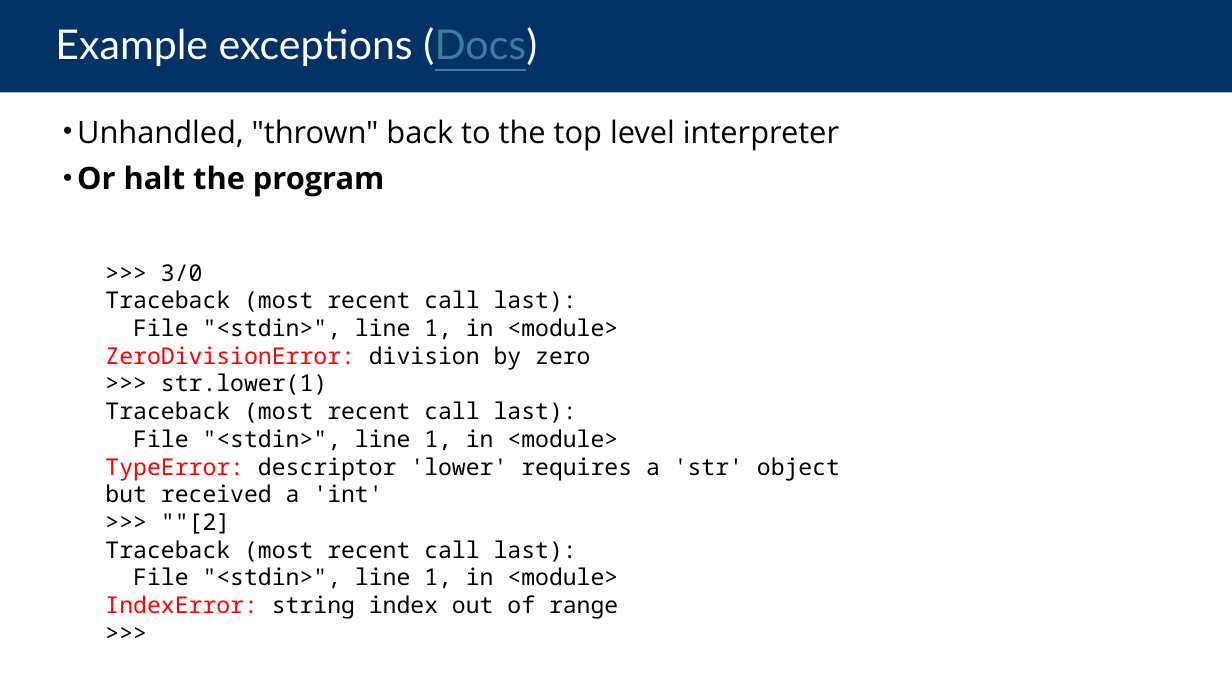
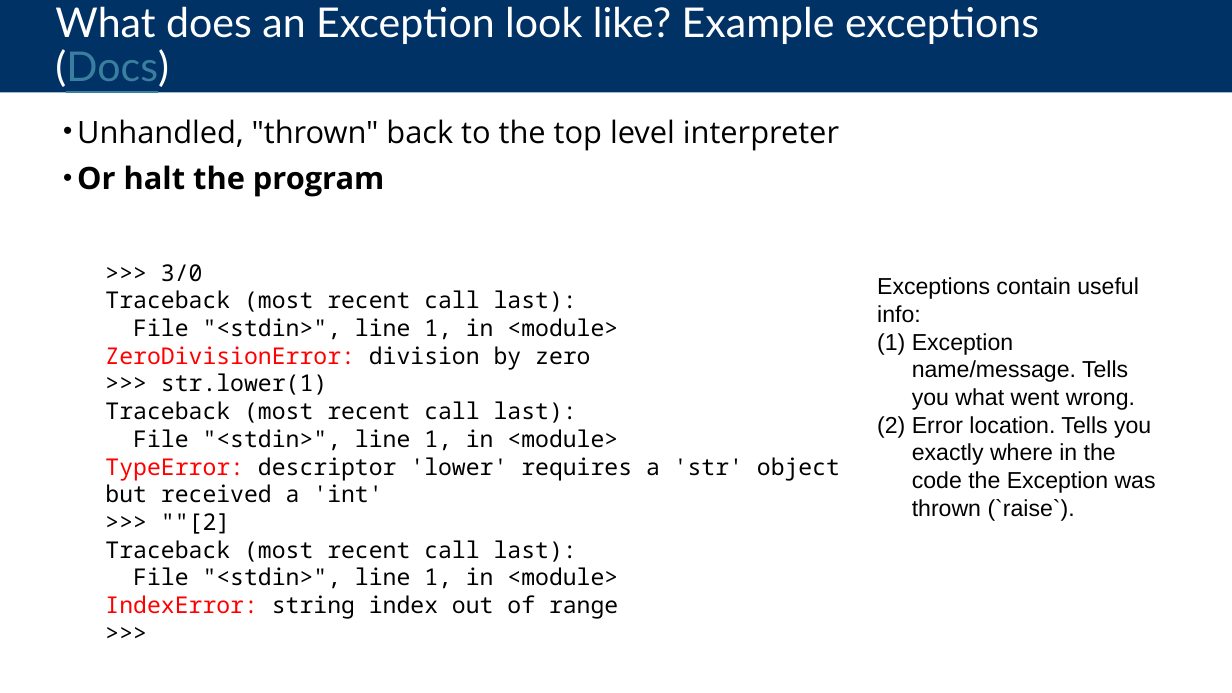
Before and after one commit to cs88-website/su24, a slide deck: slide 8 of assets/slides/su24/19-Exceptions.pptx (slide 5 before the commit). Drawn at 1232x693 pixels with LibreOffice and Linux fonts; fonts in the diff are those of the drawing. Boxes give left, top, right and bottom in pixels: in the first picture for what was removed or moved away, otherwise in the second. Text is boxed around its words. In the diff, an @@ line names an element or a change of style, - is before the commit and + after.

```diff
--- a/assets/slides/su24/19-Exceptions.pptx
+++ b/assets/slides/su24/19-Exceptions.pptx
@@ title at (55, 6, 1039, 87): text changed @@
-Example exceptions (Docs)
+What does an Exception look like? Example exceptions (Docs)
@@ text added at (877, 277, 1156, 521), 18 pt, text #000000 @@
+Exceptions contain useful info:
+(1) Exception name/message. Tells you what went wrong.
+(2) Error location. Tells you exactly where in the code the Exception was thrown (`raise`).
```
Also in this commit, not shown: 6 other slides changed, 6 slides added, 6 slides removed, 10 other files.
